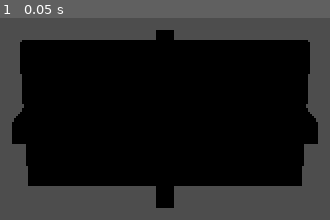
Above: before the commit, frame 1.
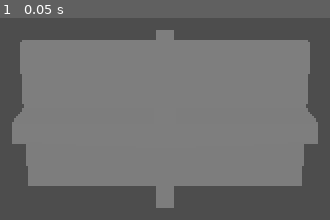
Above: after the commit, the same moment.

Repository: jac192133/Ecobana
Game: Godot game, scene res://scenes/tank.tscn
Same seed, same stepped clock (60 frames per second), same inputs: the game is played once before the commit and once after it.
Inputs:
- Up to frame 1 (0.05 s): no input

The runs differ from the first frame. In frame 1, 64% of the frame differs, in the area x 3-97%, y 5-95%.

Commit message:
added and positioned light

Diff:
--- a/ecobana3d/scenes/tank.tscn
+++ b/ecobana3d/scenes/tank.tscn
@@ -60,3 +60,6 @@
 [node name="Camera3D" type="Camera3D" parent="."]
 transform = Transform3D(1, 0, 0, 0, 0.965926, 0.258819, 0, -0.258819, 0.965926, 0, 1, 3)
 current = true
+
+[node name="DirectionalLight3D" type="DirectionalLight3D" parent="."]
+transform = Transform3D(1, 0, 0, 0, 0.707107, 0.707107, 0, -0.707107, 0.707107, 0, 0, 0)
